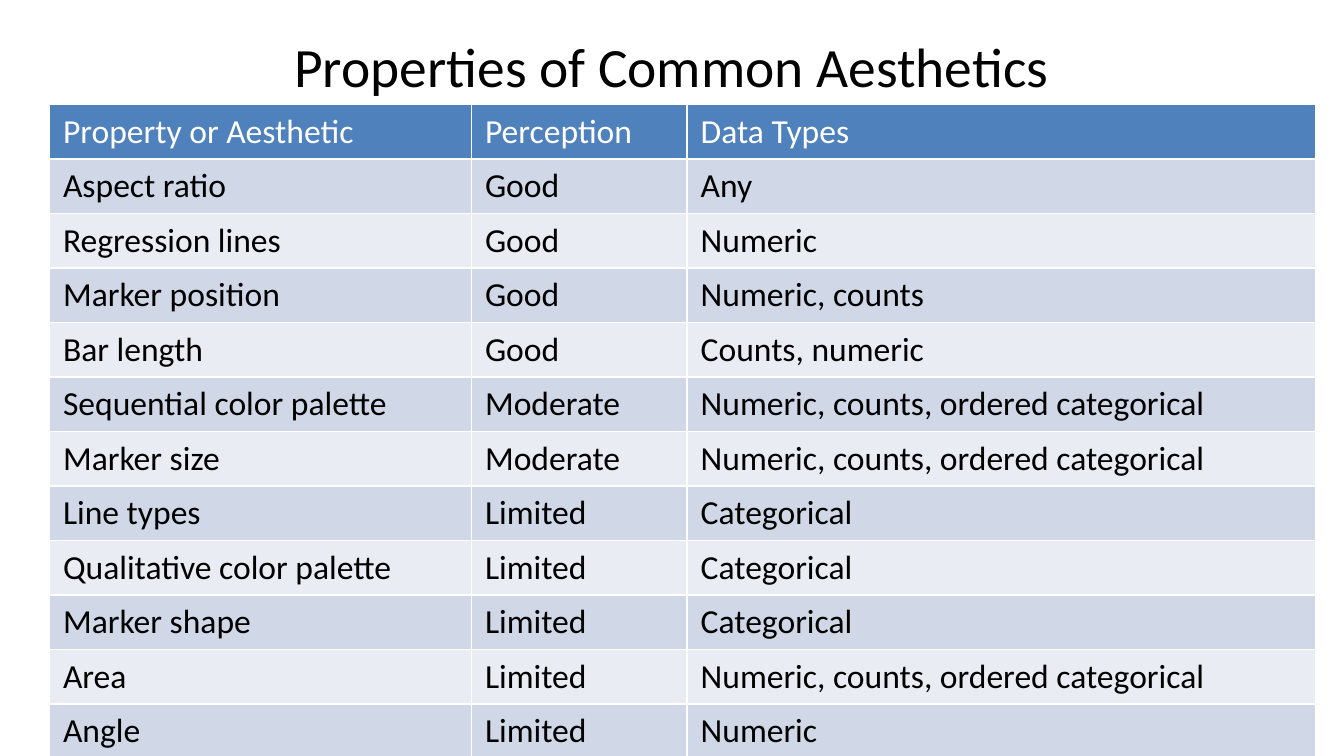
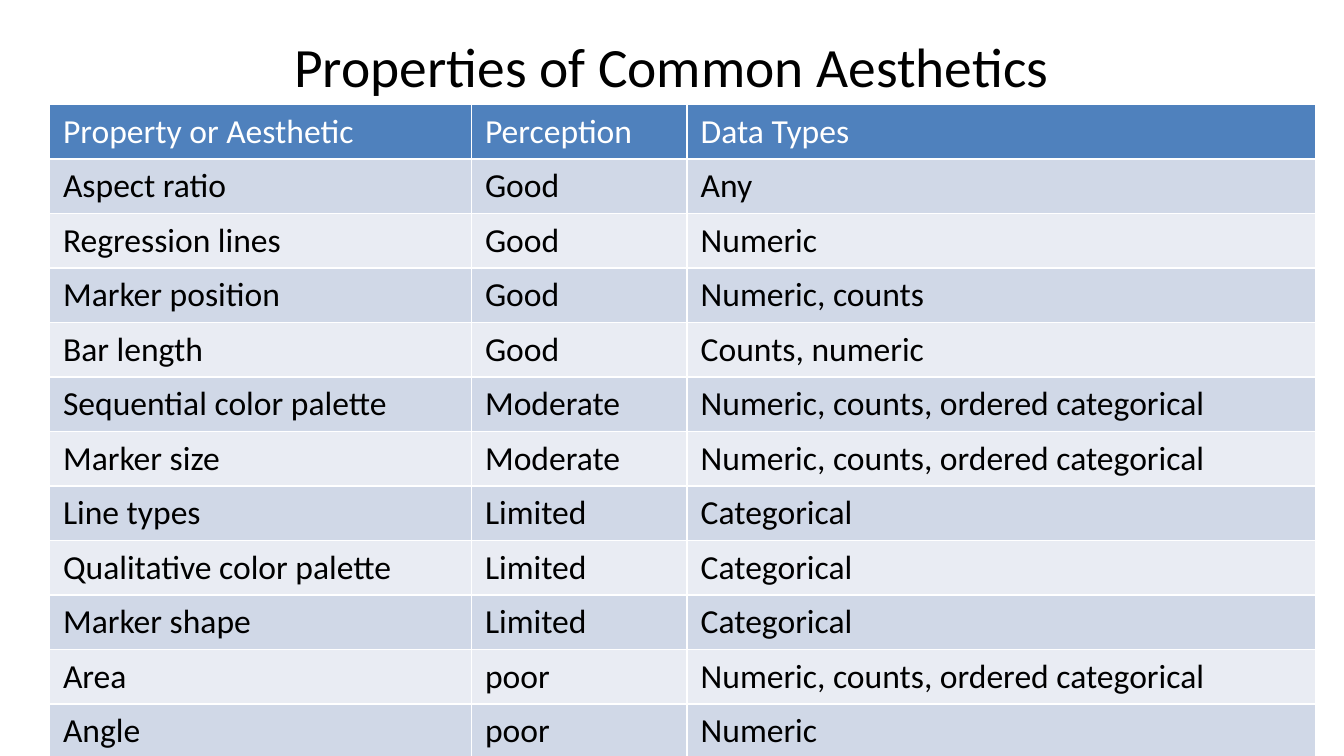
Before and after one commit to StephenElston/CSCI-E-83, a slide deck: slide 38 of LectureSlides/01_PreceptionForScientificVisualization.pptx (slide 36 before the commit). Drawn at 1344x756 pixels with LibreOffice and Linux fonts; fonts in the diff are those of the drawing. Boxes give left, top, right and bottom in pixels: in the first picture for what was removed or moved away, otherwise in the second. Text is boxed around its words. In the diff, an @@ line names an element or a change of style, - is before the commit and + after.

```diff
--- a/LectureSlides/01_PreceptionForScientificVisualization.pptx
+++ b/LectureSlides/01_PreceptionForScientificVisualization.pptx
@@ table at [50,105,1316,752] @@
-row 11, column 2: Limited
+row 11, column 2: poor
-row 12, column 2: Limited
+row 12, column 2: poor
```
Also in this commit, not shown: 6 other slides changed, 2 slides added, 1 other file.
